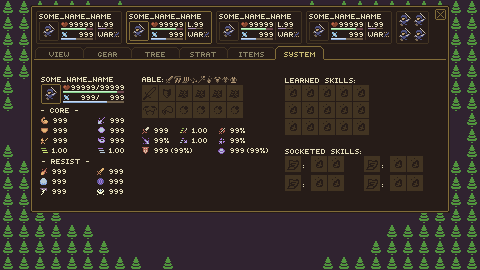
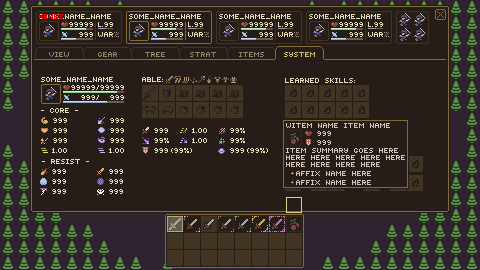
The second w=480, h=270 image is a revision of the first. Changes to its layers:
added layer "HENEZ" in group "ui" over [39, 14, 63, 19]
showed group "out of battle" (11 layers) over [165, 119, 409, 268]
